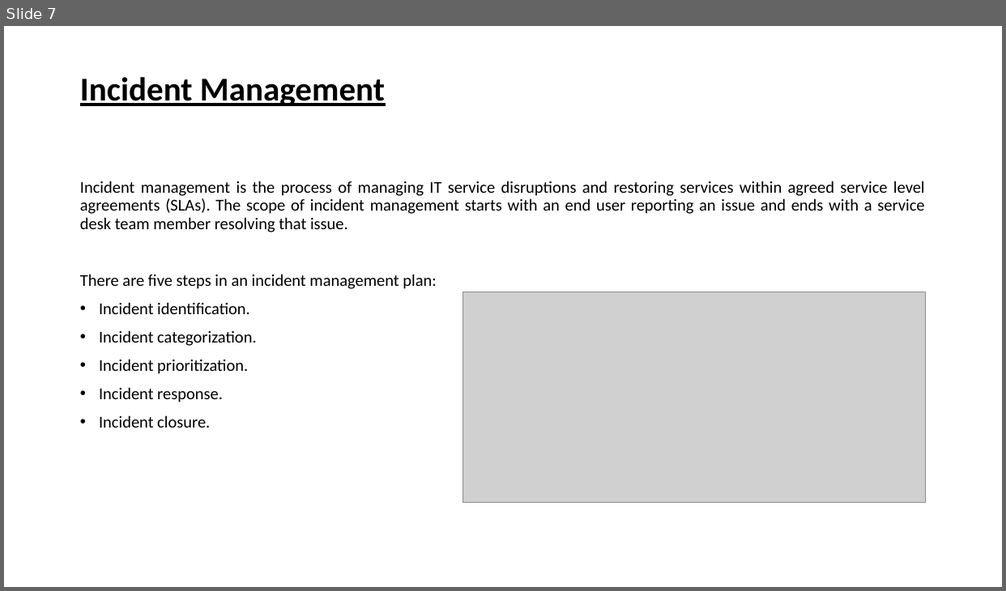
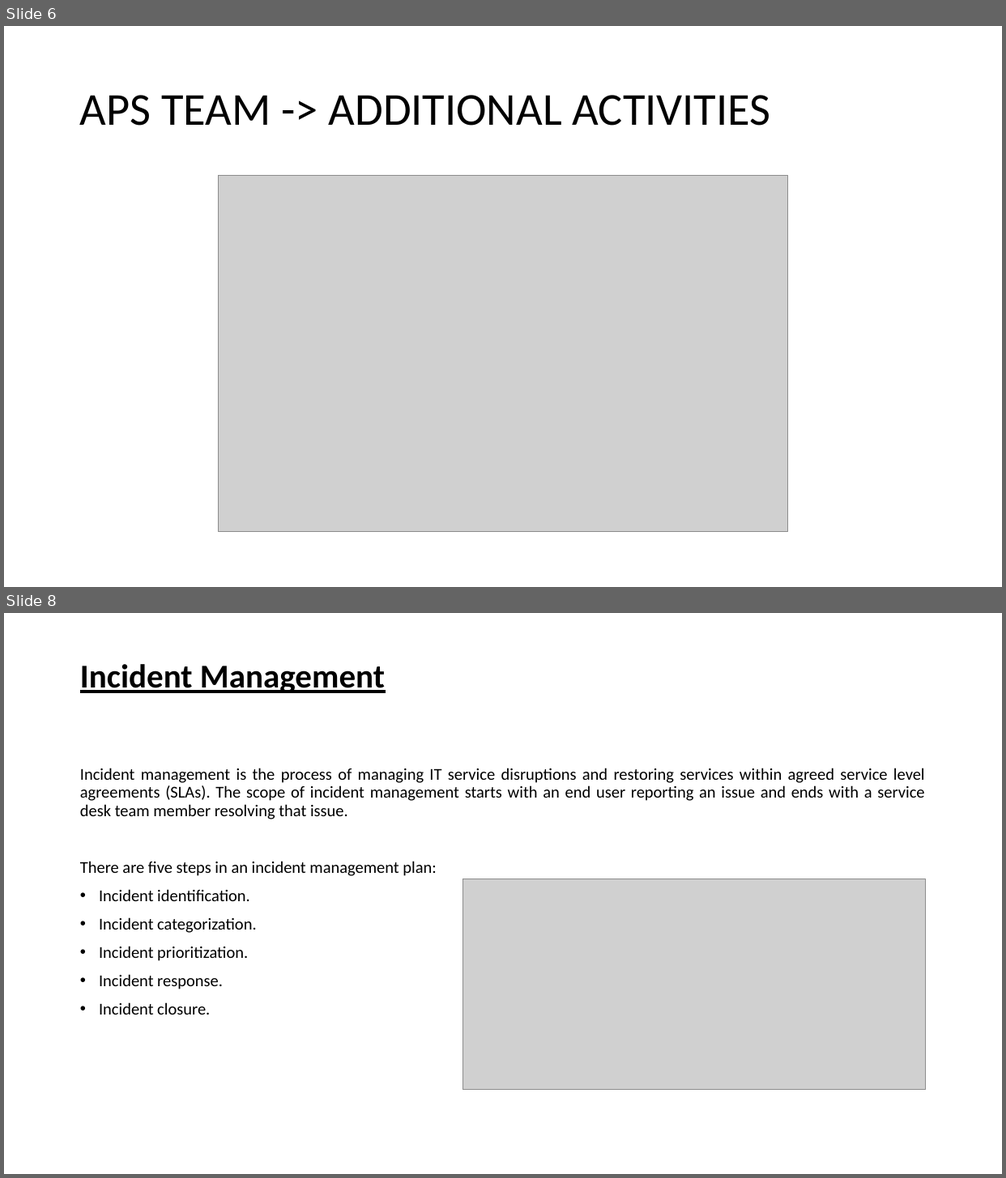
Before and after one commit to spoorthiempowher/Empowher-Curriculum, a slide deck: Prod Support/EmpowHer - Production Support.pptx. Shown one above the other, each under a label of ours: slide 7 before the commit, slides 6 and 8 after it; the slides between them are not shown. The pictures are 1006x591 and 1006x1178 pixels, drawn with LibreOffice and Linux fonts; fonts in the diff are those of the drawing; grey boxes stand for pictures. Boxes give left, top, right and bottom in pixels: in the first picture for what was removed or moved away, otherwise in the second. Text is boxed around its words. In the diff, an @@ line names an element or a change of style, - is before the commit and + after.

```diff
--- a/Prod Support/EmpowHer - Production Support.pptx
+++ b/Prod Support/EmpowHer - Production Support.pptx
@@ slide 6 added at [4,26,1002,587], background #FFFFFF @@
@@ title added at [80,95,770,126], 44 pt, text #000000 @@
+APS TEAM -> ADDITIONAL ACTIVITIES
@@ picture added at [218,176,788,532] @@
@@ what was slide 7 is now slide 8 @@
```
Also in this commit, not shown: 3 slides changed, 4 other slides added, 4 slides removed.
